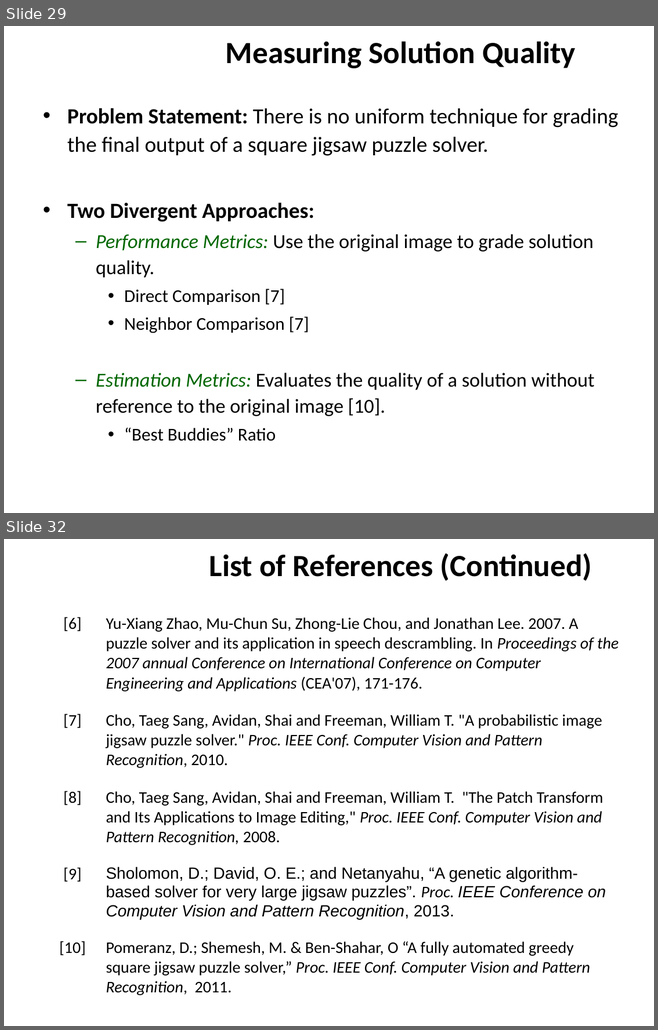
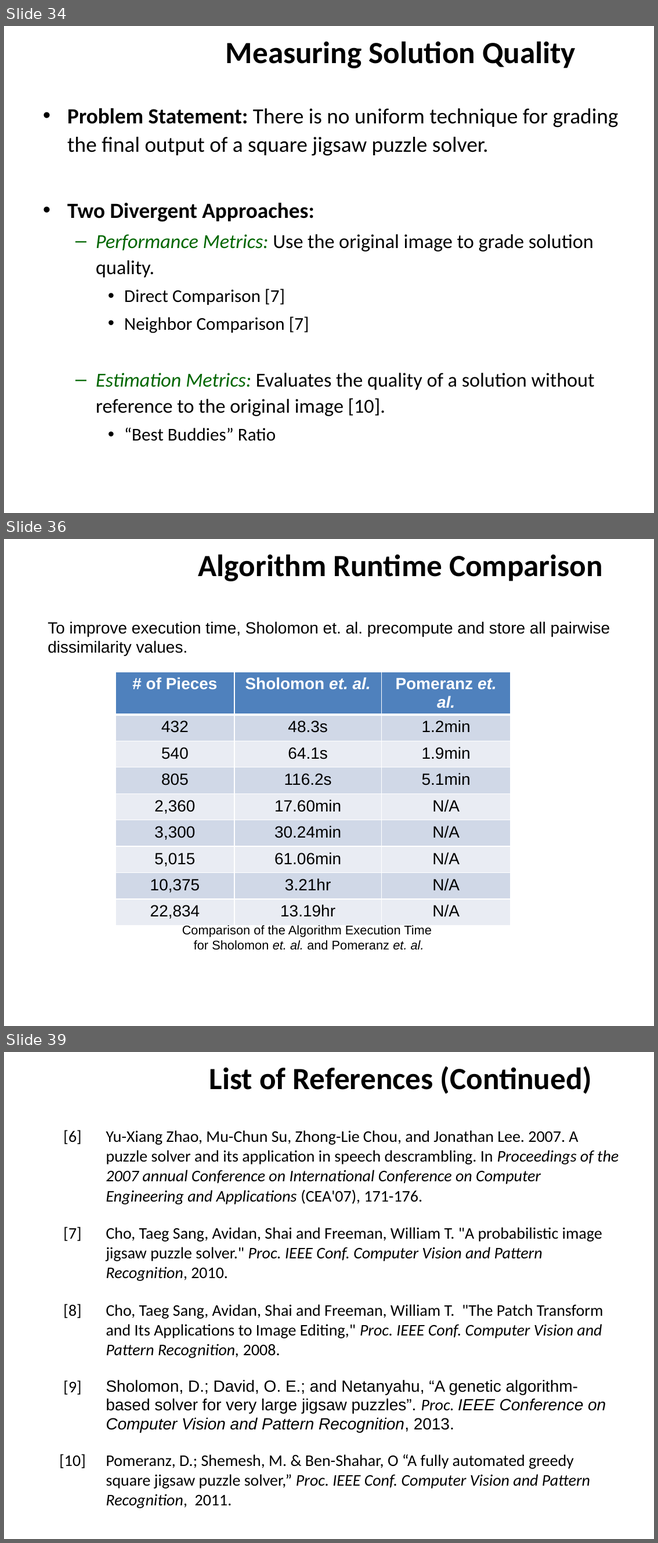
Before and after one commit to ZaydH/sjsu_thesis, a slide deck: Papers/Zayd_Hammoudeh_-_Square_Jigsaw_Puzzle_Problem_Literature_Review.pptx. Shown one above the other, each under a label of ours: slides 29 and 32 before the commit, slides 34, 36 and 39 after it; the slides between them are not shown. The pictures are 658x1030 and 658x1543 pixels, drawn with LibreOffice and Linux fonts; fonts in the diff are those of the drawing; background and template pictures are left out. Boxes give left, top, right and bottom in pixels: in the first picture for what was removed or moved away, otherwise in the second. Text is boxed around its words. In the diff, an @@ line names an element or a change of style, - is before the commit and + after.

Commit message:
Adding more references. Updating the literature review with the genetic algorithm paper. Adding more papers.

```diff
--- a/Papers/Zayd_Hammoudeh_-_Square_Jigsaw_Puzzle_Problem_Literature_Review.pptx
+++ b/Papers/Zayd_Hammoudeh_-_Square_Jigsaw_Puzzle_Problem_Literature_Review.pptx
@@ slide 36 added at (x1=4, y1=539, x2=654, y2=1026), background #FFFFFF @@
@@ title added at (x1=198, y1=554, x2=603, y2=581), 34.2 pt, text #000000, bold @@
+Algorithm Runtime Comparison
@@ text added at (x1=48, y1=621, x2=610, y2=656), 18 pt, text #000000 @@
+To improve execution time, Sholomon et. al. precompute and store all pairwise dissimilarity values.
@@ table added at (x1=115, y1=671, x2=510, y2=921), 9 rows, 3 columns @@
+# of Pieces | Sholomon et. al. | Pomeranz et. al.
+432 | 48.3s | 1.2min
+540 | 64.1s | 1.9min
+805 | 116.2s | 5.1min
+2,360 | 17.60min | N/A
+3,300 | 30.24min | N/A
+5,015 | 61.06min | N/A
+10,375 | 3.21hr | N/A
+22,834 | 13.19hr | N/A
@@ text added at (x1=182, y1=925, x2=431, y2=950), 14 pt, text #000000 @@
+Comparison of the Algorithm Execution Time
+for Sholomon et. al. and Pomeranz et. al.
@@ what was slide 29 is now slide 34 @@
@@ what was slide 32 is now slide 39 @@
```
Also in this commit, not shown: 3 slides changed, 7 other slides added, 3 other files.
